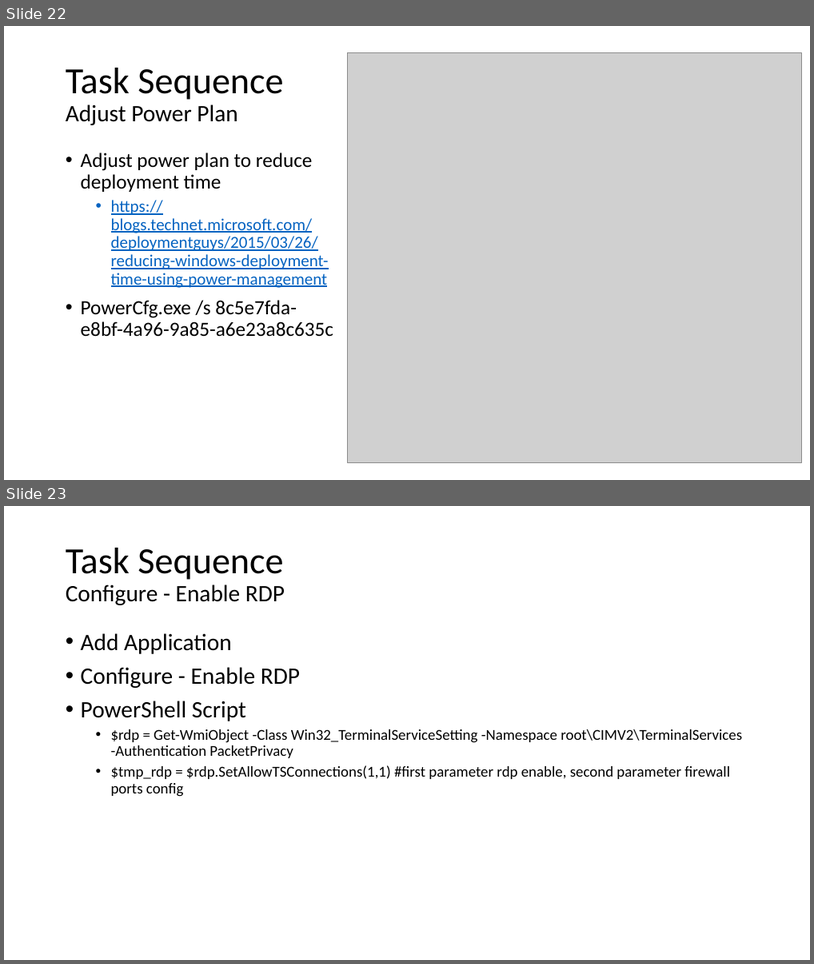
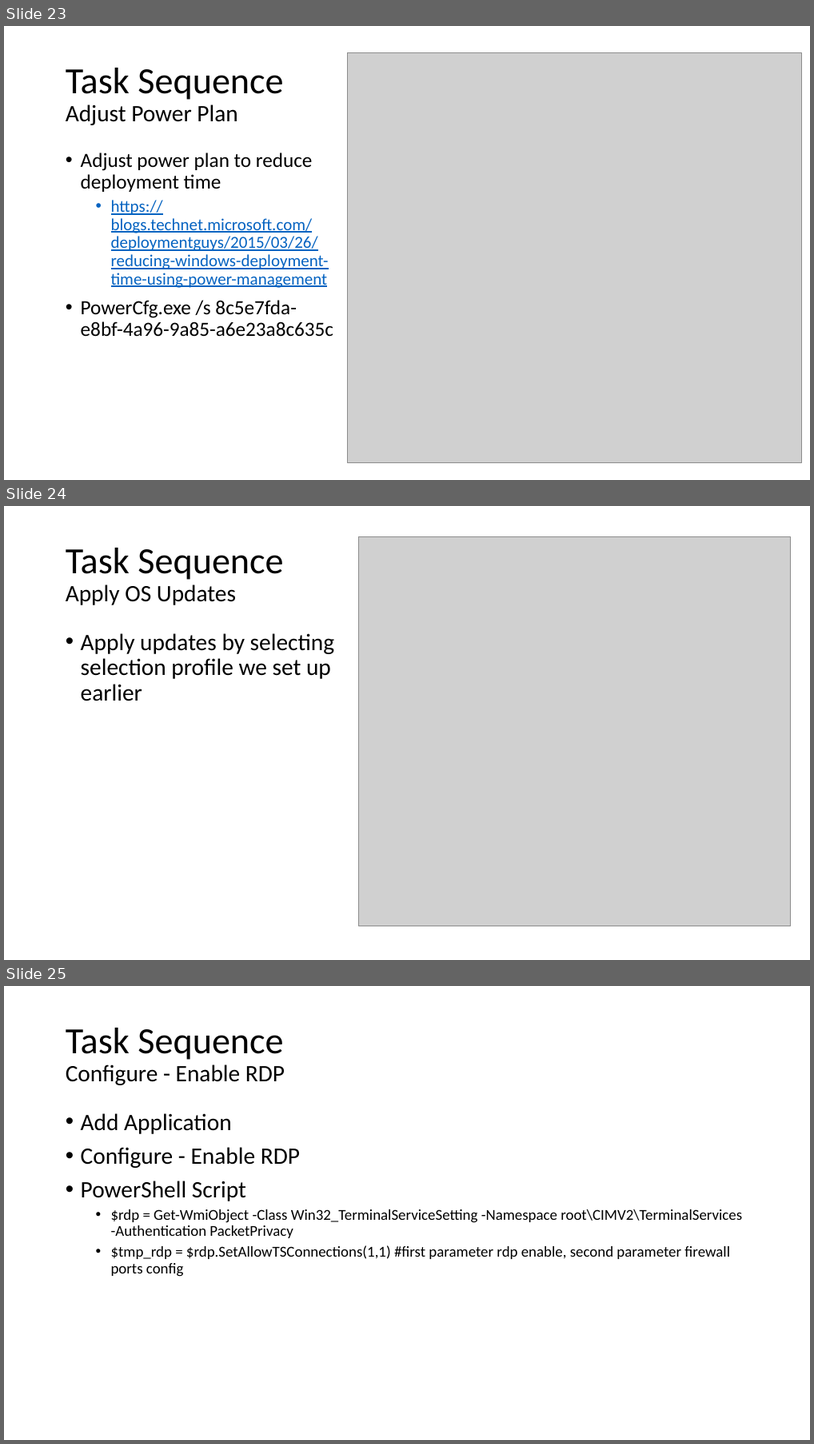
Before and after one commit to fydexx/HECC-2018, a slide deck: Part_01/Section02.pptx. Shown one above the other, each under a label of ours: slides 22 and 23 before the commit, slides 23, 24 and 25 after it. The pictures are 814x964 and 814x1444 pixels, drawn with LibreOffice and Linux fonts; fonts in the diff are those of the drawing; grey boxes stand for pictures. Boxes give left, top, right and bottom in pixels: in the first picture for what was removed or moved away, otherwise in the second. Text is boxed around its words. In the diff, an @@ line names an element or a change of style, - is before the commit and + after.

```diff
--- a/Part_01/Section02.pptx
+++ b/Part_01/Section02.pptx
@@ slide 24 added at bbox=[4, 506, 810, 960], background #FFFFFF @@
@@ title added at bbox=[66, 548, 283, 605], 28 pt, text #000000 @@
+Task Sequence
+Apply OS Updates
@@ picture added at bbox=[359, 537, 790, 926] @@
@@ text added at bbox=[81, 633, 334, 701], 28 pt, text #000000 @@
+• Apply updates by selecting selection profile we set up earlier
@@ what was slide 22 is now slide 23 @@
@@ what was slide 23 is now slide 25 @@
```
Also in this commit, not shown: 3 slides changed, 2 other slides added.
